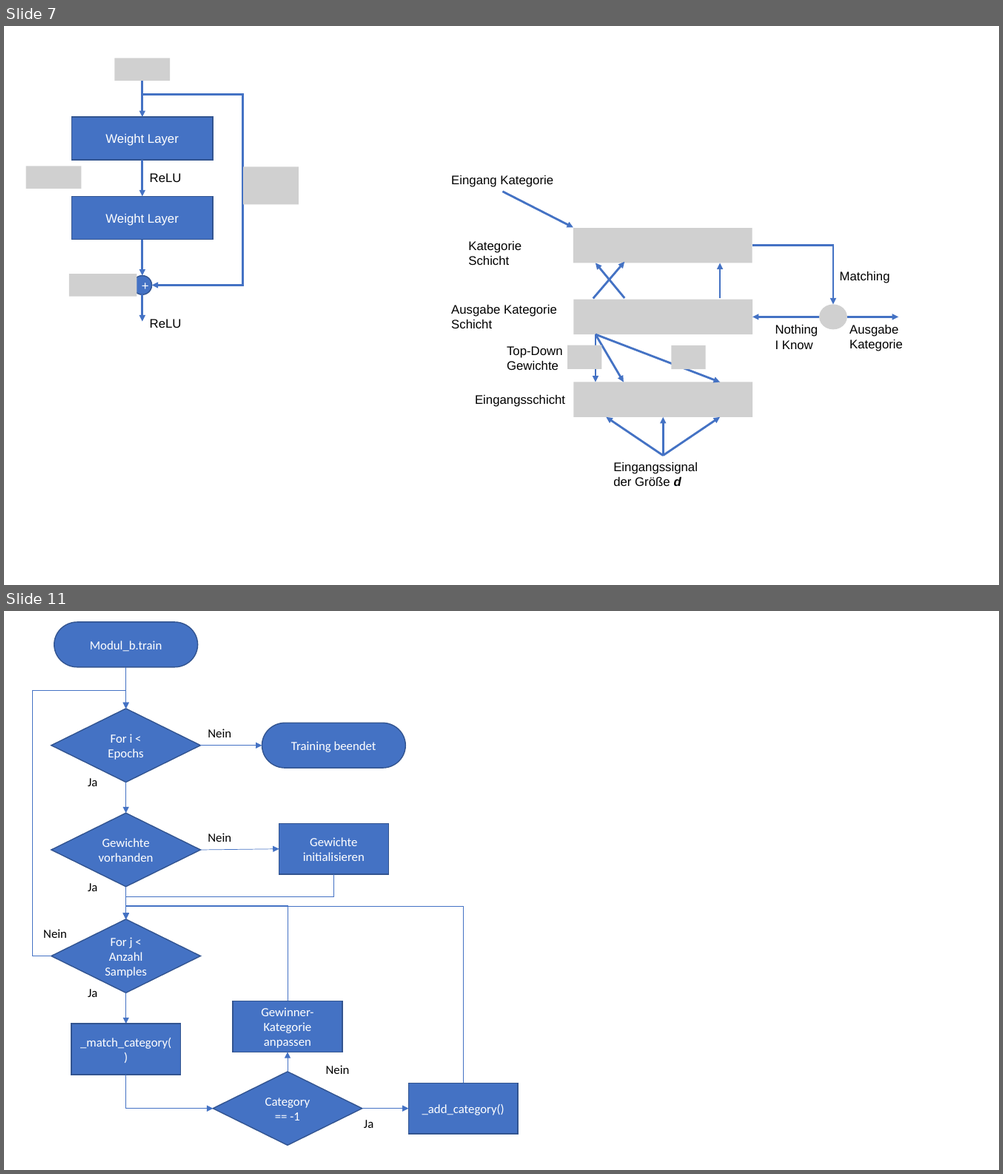
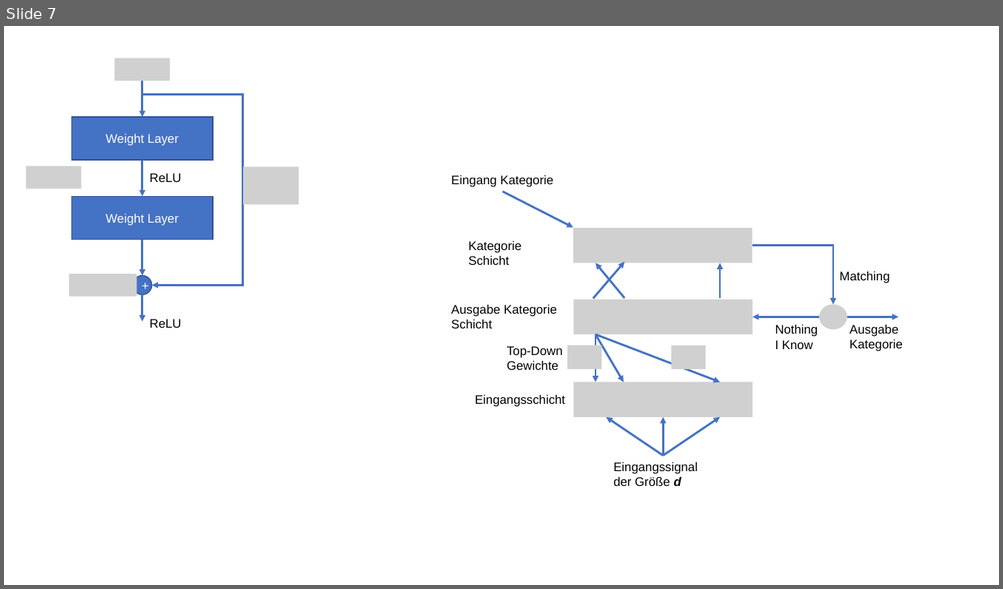
Before and after one commit to simonbuerste/Masterarbeit, a slide deck: Dokumentation/Graphiken.pptx. Shown one above the other, each under a label of ours: slides 7 and 11 before the commit, slide 7 after it; the slides between them are not shown. The pictures are 1003x1174 and 1003x589 pixels, drawn with LibreOffice and Linux fonts; fonts in the diff are those of the drawing; grey boxes stand for pictures. Boxes give left, top, right and bottom in pixels: in the first picture for what was removed or moved away, otherwise in the second. Text is boxed around its words. In the diff, an @@ line names an element or a change of style, - is before the commit and + after.

```diff
--- a/Dokumentation/Graphiken.pptx
+++ b/Dokumentation/Graphiken.pptx
@@ slide 11 removed at box(4, 611, 999, 1170), background #FFFFFF @@
@@ pill shape removed at box(54, 622, 197, 667) @@
-Modul_b.train
@@ arrow removed from (125, 667) to (125, 709) @@
@@ elbow arrow removed from (51, 957) to (125, 709) @@
@@ diamond removed at box(51, 709, 200, 783) @@
-For i < Epochs
@@ text removed at box(208, 729, 231, 738) @@
-Nein
@@ pill shape removed at box(262, 723, 405, 768) @@
-Training beendet
@@ arrow removed from (200, 745) to (262, 745) @@
@@ text removed at box(88, 778, 97, 786) @@
-Ja
@@ arrow removed from (125, 783) to (125, 813) @@
@@ diamond removed at box(51, 813, 200, 887) @@
-Gewichte vorhanden
@@ rectangle removed at box(279, 823, 388, 874) @@
-Gewichte initialisieren
@@ arrow removed from (200, 850) to (279, 849) @@
@@ text removed at box(208, 833, 231, 842) @@
-Nein
@@ elbow arrow removed from (334, 874) to (125, 920) @@
@@ text removed at box(88, 883, 97, 891) @@
-Ja
@@ arrow removed from (125, 887) to (125, 920) @@
@@ diamond removed at box(51, 920, 200, 994) @@
-For j < Anzahl Samples
@@ elbow arrow removed from (287, 1001) to (125, 920) @@
@@ elbow arrow removed from (463, 1083) to (125, 920) @@
@@ text removed at box(43, 929, 67, 938) @@
-Nein
@@ text removed at box(88, 989, 97, 997) @@
-Ja
@@ arrow removed from (125, 993) to (125, 1025) @@
@@ rectangle removed at box(233, 1001, 342, 1052) @@
-Gewinner-Kategorie anpassen
@@ rectangle removed at box(71, 1025, 180, 1075) @@
-_match_category()
@@ arrow removed from (287, 1072) to (287, 1053) @@
@@ elbow arrow removed from (125, 1075) to (213, 1109) @@
@@ diamond removed at box(213, 1072, 362, 1146) @@
-Category == -1
@@ text removed at box(326, 1065, 350, 1074) @@
-Nein
@@ rectangle removed at box(408, 1083, 518, 1134) @@
-_add_category()
@@ arrow removed from (362, 1109) to (408, 1109) @@
@@ text removed at box(364, 1120, 373, 1128) @@
-Ja
```
Also in this commit, not shown: 4 slides added, 2 other slides removed, 2 other files.
